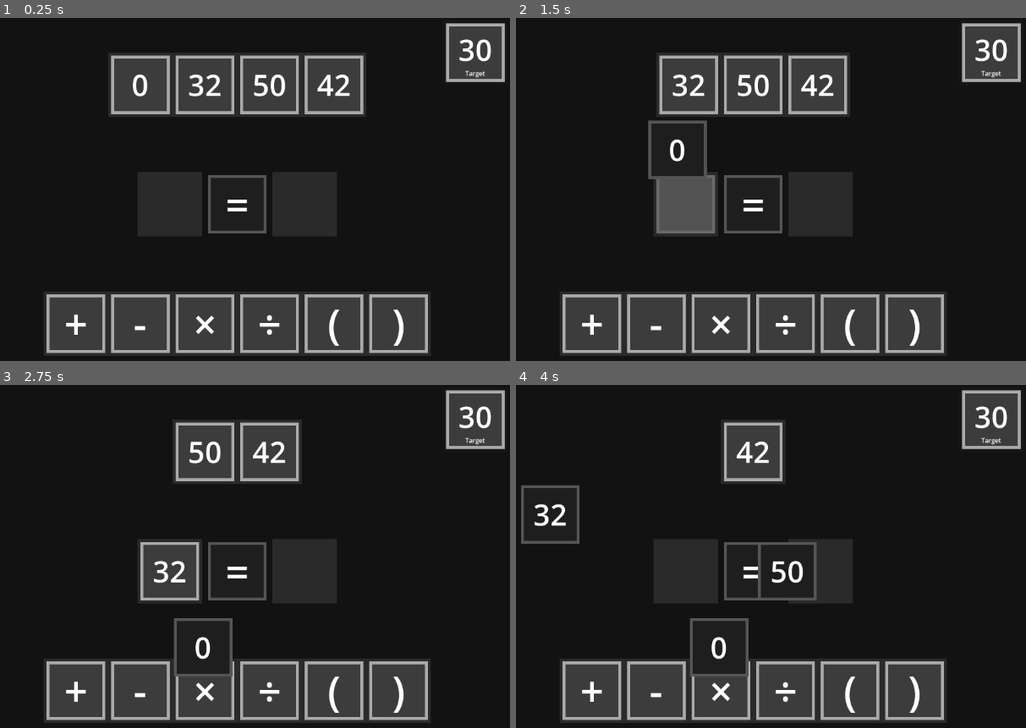
Above: before the commit, frames 1-4 (two rows, left to right).
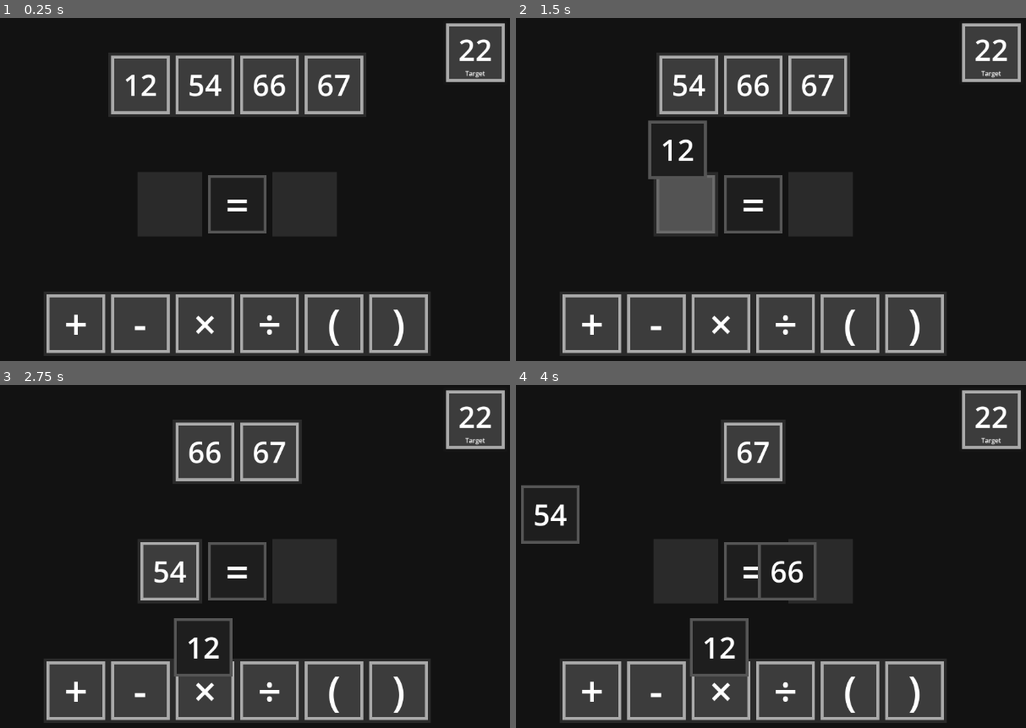
Above: after the commit, the same moments.

Repository: PeckyChicken/four-numbers
Game: Godot game, scene res://main.tscn
The game is run twice, just before and just after one commit, with the same random seed, the same clock (stepped at 60 frames per second) and the same inputs.
Inputs (mouse positions are in pixels of both pictures, inside the frame that each line leads up to):
- Up to frame 1 (0.25 s): no input
- Up to frame 2 (1.5 s): tap Enter at 0.5 s; drag from (755, 203) to (822, 120) at 0.52 s; tap Space at 1.25 s; drag from (658, 83) to (720, 278) at 1.27 s
- Up to frame 3 (2.75 s): tap Enter at 2 s; move the mouse to (173, 450) at 2.02 s; click (173, 450) at 2.17 s
- Up to frame 4 (4 s): tap Space at 2.75 s; drag from (684, 570) to (551, 515) at 2.77 s; tap Enter at 3.5 s; drag from (720, 450) to (786, 570) at 3.52 s

The runs differ from the first frame. In frame 1, 0.9% of the frame differs, in the area x 24-97%, y 6-23%; in frame 2, 0.9%; in frame 3, 0.9%; in frame 4, 0.9%, in the area x 3-97%, y 6-81%.

Commit message:
BUG FIX: Answers can now be uncrafted even when an error is in the answer box

Diff:
--- a/answer.gd
+++ b/answer.gd
@@ -28,9 +28,7 @@
 			break
 	assert (child.history, "Tile was passed into answer with no history. This signifies a serious problem with the \"find_overlap()\" function in tile.gd")
 	var expression_container: ExpressionContainer = child.extra_data["expression"] as ExpressionContainer
-	for tile in expression_container.get_children():
-		tile.previous_parent = tile.parent_container
-		tile.quick_move()
+	expression_container.return_numbers()
 
 	var expression = child.expression.split(" ")
 	var history = child.history.duplicate()
--- a/expression.gd
+++ b/expression.gd
@@ -86,6 +86,11 @@
 		history.append(child.get_child(2).text)
 
 	return history
+
+func return_numbers():
+	for tile in get_children():
+		tile.previous_parent = tile.parent_container
+		tile.quick_move()
 
 func remove_ops(expression: String) -> String:
 	for op in operation_array:
--- a/main.gd
+++ b/main.gd
@@ -10,13 +10,16 @@
 }
 @onready var containers: Array[Control] = [$Equation/Expression,$Storage,$Operations,$Equation/Answer]
 
-var target = 30
+var target = 22
 var target_tile: NumberTile
+
+var starting_numbers: Array[int] = [12,54,66,67]
 @onready var NUMBER_TILE_SCENE: PackedScene = load("res://number_tile.tscn")
 
 # Called when the node enters the scene tree for the first time.
 func _ready() -> void:
 	create_target_tile()
+	create_number_tiles(starting_numbers)
 
 func create_target_tile():
 	for prev_tile in $Target/Symbols.get_children():
@@ -27,3 +30,13 @@
 	target_tile.expression = "Target"
 
 	$Target/Symbols.add_child(target_tile)
+
+func create_number_tiles(numbers: Array[int]):
+	for number in numbers:
+		var new_tile: NumberTile = NUMBER_TILE_SCENE.instantiate()
+		new_tile.type = Tiles.NUMBER
+		new_tile.number = number
+		new_tile.expression = ""
+		new_tile.draggable = true
+		add_child(new_tile)
+		new_tile.add_to_container($Storage/Symbols,Vector2.INF)
--- a/main.tscn
+++ b/main.tscn
@@ -1,7 +1,6 @@
-[gd_scene load_steps=11 format=3 uid="uid://dfxrgpbx000de"]
+[gd_scene load_steps=10 format=3 uid="uid://dfxrgpbx000de"]
 
 [ext_resource type="Script" uid="uid://puvllg6kifdy" path="res://main.gd" id="1_h2yge"]
-[ext_resource type="PackedScene" uid="uid://da7s8c0h5cosn" path="res://number_tile.tscn" id="1_ig7tw"]
 [ext_resource type="Script" uid="uid://dus01hhunb1nf" path="res://expression.gd" id="2_7mycd"]
 [ext_resource type="Script" uid="uid://clsanyekn3n2p" path="res://answer.gd" id="3_1bvp3"]
 [ext_resource type="Script" uid="uid://d1fhsc7ylw252" path="res://container.gd" id="4_1bvp3"]
@@ -131,34 +130,6 @@
 allowed_tiles = Array[int]([2, 0])
 container_type = 1
 
-[node name="Number Tile2" parent="Storage/Symbols" instance=ExtResource("1_ig7tw")]
-layout_mode = 2
-size_flags_horizontal = 4
-size_flags_vertical = 4
-number = 0
-draggable = true
-
-[node name="Number Tile3" parent="Storage/Symbols" instance=ExtResource("1_ig7tw")]
-layout_mode = 2
-size_flags_horizontal = 4
-size_flags_vertical = 4
-number = 32
-draggable = true
-
-[node name="Number Tile4" parent="Storage/Symbols" instance=ExtResource("1_ig7tw")]
-layout_mode = 2
-size_flags_horizontal = 4
-size_flags_vertical = 4
-number = 50
-draggable = true
-
-[node name="Number Tile" parent="Storage/Symbols" instance=ExtResource("1_ig7tw")]
-layout_mode = 2
-size_flags_horizontal = 4
-size_flags_vertical = 4
-number = 42
-draggable = true
-
 [node name="Operations" type="PanelContainer" parent="."]
 custom_minimum_size = Vector2(660, 110)
 layout_mode = 1
--- a/number_tile.gd
+++ b/number_tile.gd
@@ -20,9 +20,38 @@
 
 	super()
 
-#func quick_move():
-	#Events.PlaySound.emit("quick_move_number",global_position)
-	#super()
+func _process(delta: float) -> void:
+	super(delta)
+
+	if not dragging:
+		if parent_container == null:
+			if get_global_rect().intersects(answer_container.get_global_rect()):
+				if not answer_container.get_children().any(func(x):return x is ErrorTile):
+					return
+				if not self.expression:
+					return
+				for child in answer_container.get_children():
+					child.queue_free()
+				add_to_container(answer_container)
+				answer_container.recreate_expression()
+
+func find_overlap():
+	super()
+
+	if get_global_rect().intersects(answer_container.get_global_rect()):
+		if not answer_container.get_children().any(func(x):return x is ErrorTile):
+			return
+		if not self.expression:
+			return
+		overlap = answer_container
+		delete_shadow()
+		shadow = shadow_tile.instantiate()
+		shadow.position = position
+		shadow.type = Root.Tiles.SHADOW
+		add_sibling(shadow)
+		shadow.add_to_container(overlap,global_position)
+
+		return
 
 func _on_click(event: InputEvent):
 	if not draggable: return
--- a/tile.gd
+++ b/tile.gd
@@ -45,7 +45,7 @@
 
 func add_to_container(container: NumberContainer,temp_position_override=null):
 	if container.max_size >= 0:
-		assert (container.length() <= container.max_size,"Container overflow error: Length: %s, Max Size: %s, Contents: %s" % [container.length(),container.max_size,str(container.get_children())])
+		assert (container.length(false) <= container.max_size,"Container overflow error: Length: %s, Max Size: %s, Contents: %s" % [container.length(),container.max_size,str(container.get_children())])
 	var temp_position
 
 	if temp_position_override:
Not shown, changed: index.html
Not shown, changed: index.pck
